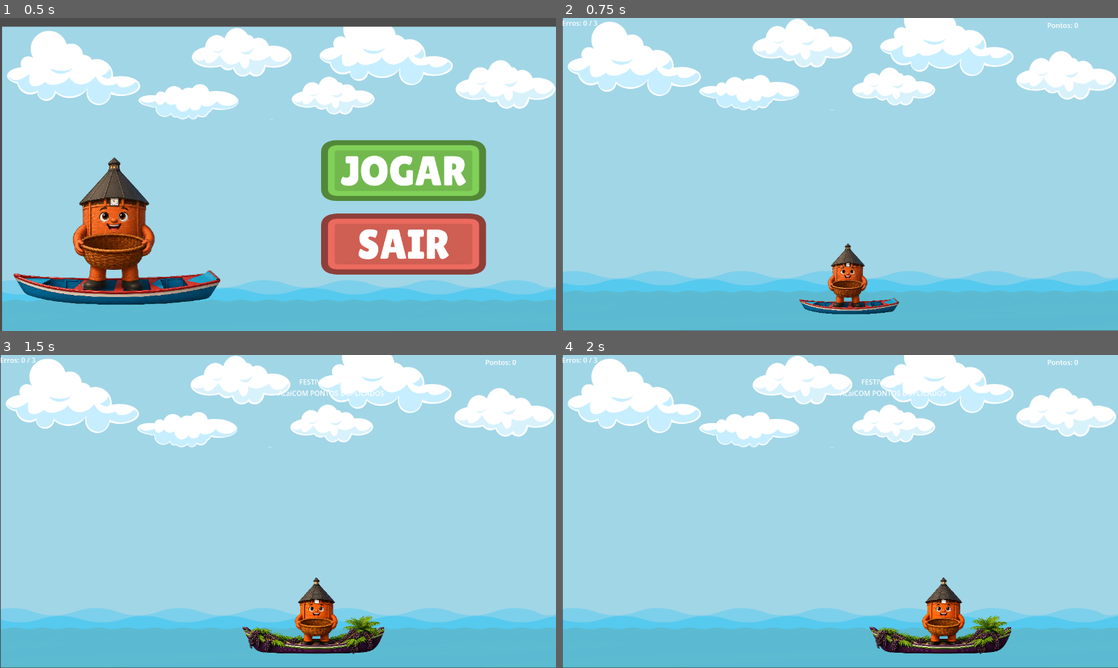
Above: before the commit, frames 1-4 (two rows, left to right).
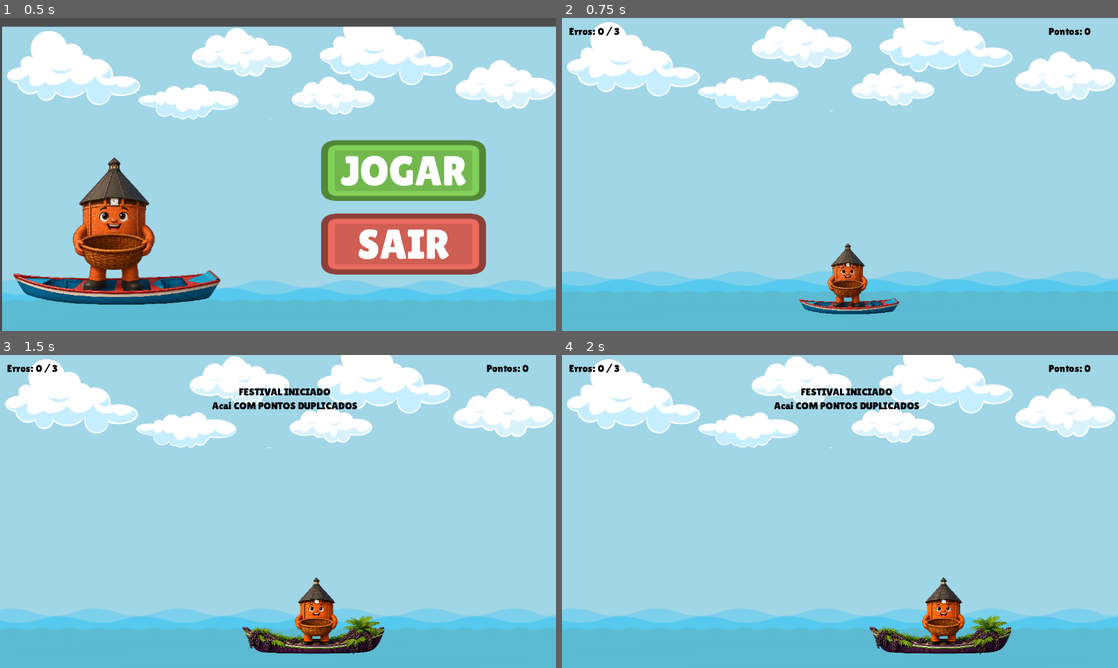
Above: after the commit, the same moments.

Repository: 4Zero02/gamejam-glorinho
Game: Godot game, scene res://telas/menu.tscn
The game is run twice, just before and just after one commit, with the same random seed, the same clock (stepped at 60 frames per second) and the same inputs. The project has no main scene, so this scene is started directly.
Inputs (mouse positions are in pixels of both pictures, inside the frame that each line leads up to):
- Up to frame 1 (0.5 s): no input
- Up to frame 2 (0.75 s): click (967, 171) at 0.5 s
- Up to frame 3 (1.5 s): tap Enter at 1.25 s; hold Right (ui_right) from 1.28 s (still down); hold F from 1.28 s (still down)
- Up to frame 4 (2 s): keep holding Right (ui_right); keep holding F

Frame 1 is identical in both runs. In frame 2, 1.9% of the frame differs, in the area x 0-100%, y 0-100%; in frame 3, 2.7%; in frame 4, 2.7%.

Commit message:
commit 4

Diff:
--- a/project.godot
+++ b/project.godot
@@ -31,6 +31,25 @@
 
 player="Grupo do jogador"
 
+[input]
+
+ui_left={
+"deadzone": 0.5,
+"events": [Object(InputEventKey,"resource_local_to_scene":false,"resource_name":"","device":16,"window_id":0,"alt_pressed":false,"shift_pressed":false,"ctrl_pressed":false,"meta_pressed":false,"pressed":false,"keycode":4194319,"physical_keycode":0,"key_label":0,"unicode":0,"location":0,"echo":false,"script":null)
+, Object(InputEventJoypadButton,"resource_local_to_scene":false,"resource_name":"","device":-1,"button_index":13,"pressure":0.0,"pressed":false,"script":null)
+, Object(InputEventJoypadMotion,"resource_local_to_scene":false,"resource_name":"","device":-1,"axis":0,"axis_value":-1.0,"script":null)
+, Object(InputEventKey,"resource_local_to_scene":false,"resource_name":"","device":-1,"window_id":0,"alt_pressed":false,"shift_pressed":false,"ctrl_pressed":false,"meta_pressed":false,"pressed":false,"keycode":0,"physical_keycode":65,"key_label":0,"unicode":97,"location":0,"echo":false,"script":null)
+]
+}
+ui_right={
+"deadzone": 0.5,
+"events": [Object(InputEventKey,"resource_local_to_scene":false,"resource_name":"","device":16,"window_id":0,"alt_pressed":false,"shift_pressed":false,"ctrl_pressed":false,"meta_pressed":false,"pressed":false,"keycode":4194321,"physical_keycode":0,"key_label":0,"unicode":0,"location":0,"echo":false,"script":null)
+, Object(InputEventJoypadButton,"resource_local_to_scene":false,"resource_name":"","device":-1,"button_index":14,"pressure":0.0,"pressed":false,"script":null)
+, Object(InputEventJoypadMotion,"resource_local_to_scene":false,"resource_name":"","device":-1,"axis":0,"axis_value":1.0,"script":null)
+, Object(InputEventKey,"resource_local_to_scene":false,"resource_name":"","device":-1,"window_id":0,"alt_pressed":false,"shift_pressed":false,"ctrl_pressed":false,"meta_pressed":false,"pressed":false,"keycode":0,"physical_keycode":68,"key_label":0,"unicode":100,"location":0,"echo":false,"script":null)
+]
+}
+
 [physics]
 
 3d/physics_engine="Jolt Physics"
--- a/telas/festival.gd
+++ b/telas/festival.gd
@@ -11,7 +11,7 @@
 func _on_festival_iniciado(nome_festival: String):
 	var texto_bonito = nome_festival.capitalize()
 
-	text = "FESTIVAL INICIADO\n" + texto_bonito + "COM PONTOS DUPLICADOS"
+	text = "FESTIVAL INICIADO\n" + texto_bonito + " COM PONTOS DUPLICADOS"
 	visible = true
 
 func _on_festival_encerrado():
--- a/telas/tela_de_jogo.tscn
+++ b/telas/tela_de_jogo.tscn
@@ -2,6 +2,7 @@
 
 [ext_resource type="PackedScene" uid="uid://b07i25yk2uymv" path="res://spawner/spawner.tscn" id="1_eegca"]
 [ext_resource type="Script" uid="uid://f0t0fmj666a1" path="res://global/pontuacao.gd" id="2_0npry"]
+[ext_resource type="FontFile" uid="uid://d4ad01k3infv5" path="res://assets/ui/custom/LilitaOne-Regular.ttf" id="2_afqny"]
 [ext_resource type="PackedScene" uid="uid://rkahna835u40" path="res://glorinho/glorinho.tscn" id="3_ntt53"]
 [ext_resource type="Texture2D" uid="uid://cllhkyisrd42y" path="res://assets/background.png" id="3_rnfcx"]
 [ext_resource type="Script" uid="uid://bcd4jauxfp2co" path="res://telas/vida.gd" id="4_6fia8"]
@@ -15,29 +16,43 @@
 [node name="TextureRect" type="TextureRect" parent="CanvasLayer" unique_id=1200844170]
 show_behind_parent = true
 z_index = -1
-offset_left = 2.0
-offset_top = -1.0
-offset_right = 1282.0
-offset_bottom = 719.0
+offset_right = 1280.0
+offset_bottom = 720.0
 texture = ExtResource("3_rnfcx")
 
 [node name="Pontuacao" type="Label" parent="CanvasLayer" unique_id=2120169431]
-offset_left = 1117.0
-offset_top = 5.0
-offset_right = 1274.0
-offset_bottom = 63.0
+offset_left = 1120.0
+offset_top = 16.0
+offset_right = 1277.0
+offset_bottom = 74.0
+theme_override_colors/font_color = Color(0, 0, 0, 1)
+theme_override_fonts/font = ExtResource("2_afqny")
+theme_override_font_sizes/font_size = 24
+text = "pontos: 50"
 script = ExtResource("2_0npry")
 
 [node name="Vida" type="Label" parent="CanvasLayer" unique_id=2100460486]
-offset_right = 40.0
-offset_bottom = 23.0
+offset_left = 16.0
+offset_top = 16.0
+offset_right = 74.0
+offset_bottom = 39.0
+theme_override_colors/font_color = Color(0, 0, 0, 1)
+theme_override_fonts/font = ExtResource("2_afqny")
+theme_override_font_sizes/font_size = 24
+text = "vida 1/3"
 script = ExtResource("4_6fia8")
 
 [node name="Festival" type="Label" parent="CanvasLayer" unique_id=1839610265]
-offset_left = 640.0
-offset_top = 50.0
-offset_right = 680.0
-offset_bottom = 73.0
+offset_left = 422.0
+offset_top = 70.0
+offset_right = 890.0
+offset_bottom = 163.0
+theme_override_colors/font_color = Color(0, 0, 0, 1)
+theme_override_fonts/font = ExtResource("2_afqny")
+theme_override_font_sizes/font_size = 24
+text = "\"FESTIVAL INICIADO\\n\" +
+texto_bonito + \"COM PONTOS DUPLICADOS\"
+	"
 horizontal_alignment = 1
 script = ExtResource("5_n8yeq")
 
